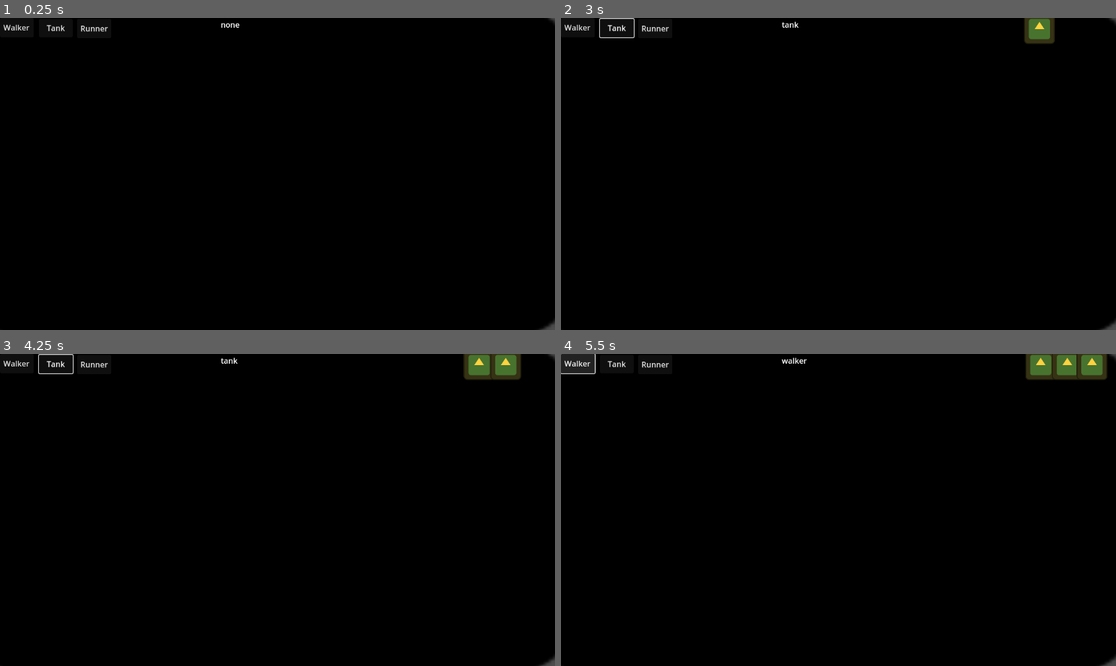
Above: before the commit, frames 1-4 (two rows, left to right).
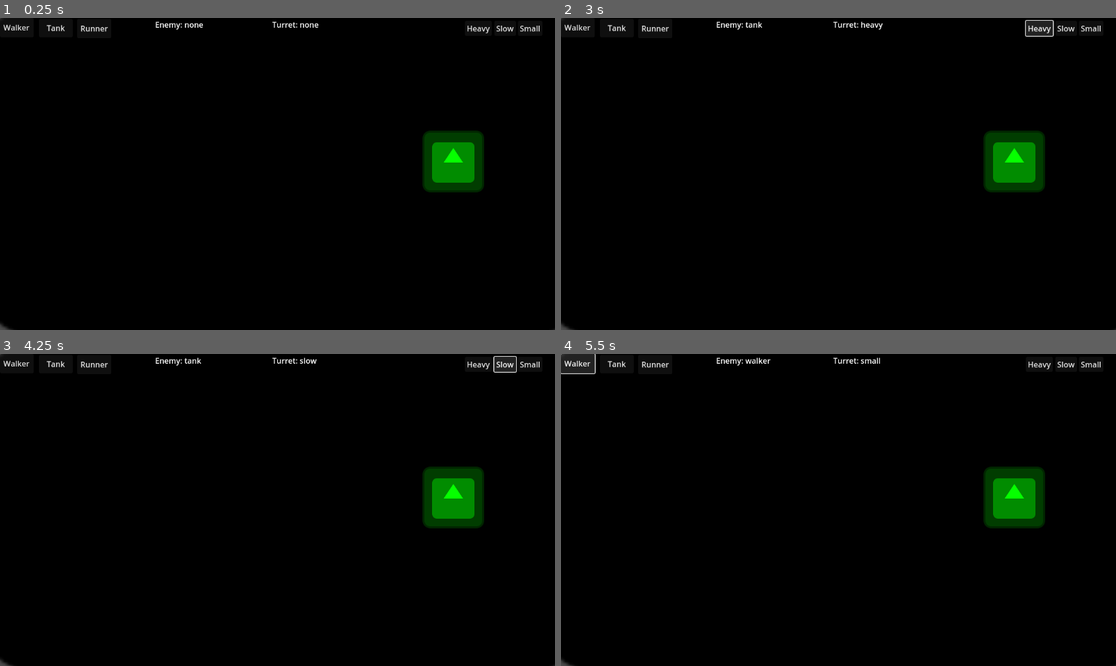
Above: after the commit, the same moments.

Repository: KeaganErasmus/JamGame1
Game: Godot game, scene res://world.tscn
Same seed, same stepped clock (60 frames per second), same inputs: the game is played once before the commit and once after it. The engine's default icon, where the game draws it, is replaced by a stand-in: a white triangle on a blue panel in a dark square.
Inputs (mouse positions are in pixels of both pictures, inside the frame that each line leads up to):
- Up to frame 1 (0.25 s): no input
- Up to frame 2 (3 s): click "Walker" at 0.5 s; click "Runner" at 1.25 s; click "Tank" at 2 s; click (1038, 27) at 2.75 s, where only the run after the commit has a clickable "Heavy"
- Up to frame 3 (4.25 s): click (505, 363) at 3.5 s, where only the run after the commit has a clickable "Slow"
- Up to frame 4 (5.5 s): click (1093, 363) at 4.25 s, where only the run after the commit has a clickable "Small"; click "Walker" at 5 s

The runs differ from the first frame. In frame 1, 2.6% of the frame differs, in the area x 0-100%, y 0-100%; in frame 2, 3.0%; in frame 3, 3.4%; in frame 4, 3.7%.

Commit message:
FEAT: Turret mostly implemented

Diff:
--- a/project.godot
+++ b/project.godot
@@ -15,6 +15,10 @@
 config/features=PackedStringArray("4.3", "Forward Plus")
 config/icon="res://icon.svg"
 
+[global_group]
+
+enemiesGroup="all the enemies are here"
+
 [input]
 
 left_click={
--- a/scenes/enemy.tscn
+++ b/scenes/enemy.tscn
@@ -3,7 +3,7 @@
 [ext_resource type="Script" path="res://scripts/enemy.gd" id="1_g3ea0"]
 [ext_resource type="Texture2D" uid="uid://duwdgy0rn3ttk" path="res://icon.svg" id="1_nwf02"]
 
-[node name="enemy" type="Node2D"]
+[node name="enemy" type="Node2D" groups=["enemiesGroup"]]
 script = ExtResource("1_g3ea0")
 
 [node name="Sprite2D" type="Sprite2D" parent="."]
--- /dev/null
+++ b/scenes/turret.tscn
@@ -0,0 +1,11 @@
+[gd_scene load_steps=3 format=3 uid="uid://4hunt3gmuukc"]
+
+[ext_resource type="Script" path="res://scripts/turret.gd" id="1_7h5d8"]
+[ext_resource type="Texture2D" uid="uid://duwdgy0rn3ttk" path="res://icon.svg" id="2_roab6"]
+
+[node name="Turret" type="Node2D"]
+script = ExtResource("1_7h5d8")
+
+[node name="Sprite2D" type="Sprite2D" parent="."]
+modulate = Color(0.0235294, 1, 0, 1)
+texture = ExtResource("2_roab6")
--- a/scripts/enemy.gd
+++ b/scripts/enemy.gd
@@ -1,11 +1,12 @@
 extends Node2D
 
-var health
-var speed
+var health: int
+var speed: int
 
 @export var en_type: String = "none"
 
 func _ready():
+	add_to_group("enemiesGroup")
 	match en_type:
 		"walker":
 			create_walker()
@@ -19,15 +20,15 @@
 
 func create_walker():
 	health = 10
-	speed = 2
+	speed = 20
 	$Sprite2D.modulate = "#D72638"
 
 func create_runner():
 	health = 5
-	speed = 5
+	speed = 50
 	$Sprite2D.modulate = "#F46036"
 
 func create_tank():
 	health = 20
-	speed = 1
+	speed = 10
 	$Sprite2D.modulate = "#FFD23F"
--- /dev/null
+++ b/scripts/turret.gd
@@ -0,0 +1,44 @@
+extends Node2D
+
+@export var turret_type: String = "none"
+@export var enemies = null
+
+var fire_rate: int
+var damage: int
+
+var en_dir
+var en_distance
+
+func _ready():
+	match turret_type:
+		"heavy":
+			create_heavy()
+		"small":
+			create_small()
+		"slow":
+			create_slow()
+
+func _process(delta):
+	for enemy in get_tree().get_nodes_in_group("enemiesGroup"):
+		en_dir = position - enemy.position
+		#en_distance = distance(position, enemy.position)
+		en_distance = position.distance_to(enemy.position)
+		if en_distance <= 300:
+			look_at(enemy.position)
+			shoot()
+
+func create_heavy():
+	pass
+
+func create_small():
+	pass
+
+func create_slow():
+	pass
+
+func distance(v1: Vector2, v2: Vector2) -> float:
+	var result = sqrt((v1.x - v2.x)*(v1.x - v2.x) + (v1.y - v2.y)*(v1.y - v2.y))
+	return result
+
+func shoot():
+	pass
--- a/world.gd
+++ b/world.gd
@@ -7,30 +7,50 @@
 	tank = "tank"
 }
 
+var turret_type := {
+	none = "none",
+	heavy = "heavy",
+	small = "small",
+	slow = "slow"
+}
+
 var mouse_pos: Vector2
+
 var enemy = preload("res://scenes/enemy.tscn")
-var enemies: Array[Resource]
+var current_spawning = EnemyType.none
 
-var current_spawning = EnemyType.none
-@onready var label = $EnemySide/Label
+var turret = preload("res://scenes/turret.tscn")
+var current_turret_spawning = turret_type.none
+
+@onready var en_label = $EnemySide/Label
+@onready var tur_label = $TurretSide/Label
 
 func _ready():
 	pass
 
 func _unhandled_input(event):
 	if event is InputEventMouseButton:
-		if event.pressed and event.button_index == MOUSE_BUTTON_LEFT:
+		if event.pressed and event.button_index == MOUSE_BUTTON_LEFT and current_spawning != "none":
 			spawn_enemy()
+		if event.pressed and event.button_index == MOUSE_BUTTON_RIGHT and current_turret_spawning != "none":
+			spawn_turret()
 
 func _process(_delta):
 	mouse_pos = get_local_mouse_position()
-	label.text = (" " + str(current_spawning))
+	en_label.text = ("Enemy: " + str(current_spawning))
+	tur_label.text = ("Turret: " + str(current_turret_spawning))
 
 func spawn_enemy():
 	var en = preload("res://scenes/enemy.tscn").instantiate()
 	en.en_type = current_spawning
 	get_node("enemyHolder").add_child(en)
 	en.global_position = mouse_pos
+
+func spawn_turret():
+	var tur = preload("res://scenes/turret.tscn").instantiate()
+	tur.turret_type = current_turret_spawning
+	get_node("turretHolder").add_child(tur)
+	tur.global_position = mouse_pos
 
 func _on_runner_pressed():
 	current_spawning = EnemyType.runner
@@ -40,3 +60,15 @@
 
 func _on_tank_pressed():
 	current_spawning = EnemyType.tank
+
+
+func _on_heavy_pressed():
+	current_turret_spawning = turret_type.heavy
+
+
+func _on_slow_pressed():
+	current_turret_spawning = turret_type.slow
+
+
+func _on_small_pressed():
+	current_turret_spawning = turret_type.small
--- a/world.tscn
+++ b/world.tscn
@@ -1,14 +1,15 @@
-[gd_scene load_steps=3 format=3 uid="uid://b8sstqiscq7b2"]
+[gd_scene load_steps=4 format=3 uid="uid://b8sstqiscq7b2"]
 
 [ext_resource type="Script" path="res://world.gd" id="1_vl3sp"]
 [ext_resource type="Texture2D" uid="uid://duwdgy0rn3ttk" path="res://icon.svg" id="2_pescv"]
+[ext_resource type="PackedScene" uid="uid://4hunt3gmuukc" path="res://scenes/turret.tscn" id="3_eiw1n"]
 
 [node name="world" type="Node2D"]
 script = ExtResource("1_vl3sp")
 
 [node name="Icon" type="Sprite2D" parent="."]
 modulate = Color(0, 0, 0, 1)
-position = Vector2(557.5, 319.5)
+position = Vector2(588, 320)
 scale = Vector2(9.72656, 5.44531)
 texture = ExtResource("2_pescv")
 
@@ -46,14 +47,63 @@
 text = "Tank"
 
 [node name="Label" type="Label" parent="EnemySide"]
-offset_left = 454.0
+layout_mode = 0
+offset_left = 322.0
 offset_top = 2.0
-offset_right = 521.0
+offset_right = 389.0
 offset_bottom = 25.0
-text = "current: "
+text = "Enemy: "
 
-[node name="enemyHolder" type="Node2D" parent="."]
+[node name="TurretSide" type="Control" parent="."]
+layout_mode = 3
+anchors_preset = 0
+offset_left = 566.0
+offset_top = 4.0
+offset_right = 606.0
+offset_bottom = 28.0
+
+[node name="heavy" type="Button" parent="TurretSide"]
+layout_mode = 0
+offset_left = 399.0
+offset_top = 2.0
+offset_right = 455.0
+offset_bottom = 33.0
+text = "Heavy"
+
+[node name="slow" type="Button" parent="TurretSide"]
+layout_mode = 0
+offset_left = 460.0
+offset_top = 2.0
+offset_right = 505.0
+offset_bottom = 33.0
+text = "Slow"
+
+[node name="small" type="Button" parent="TurretSide"]
+layout_mode = 0
+offset_left = 509.0
+offset_top = 2.0
+offset_right = 560.0
+offset_bottom = 33.0
+text = "Small"
+
+[node name="Label" type="Label" parent="TurretSide"]
+layout_mode = 0
+offset_left = -1.0
+offset_top = -2.0
+offset_right = 66.0
+offset_bottom = 21.0
+text = "Turret: "
+
+[node name="enemyHolder" type="Node" parent="."]
+
+[node name="test turret" parent="." instance=ExtResource("3_eiw1n")]
+position = Vector2(941, 298)
+
+[node name="turretHolder" type="Node" parent="."]
 
 [connection signal="pressed" from="EnemySide/walker" to="." method="_on_walker_pressed"]
 [connection signal="pressed" from="EnemySide/runner" to="." method="_on_runner_pressed"]
 [connection signal="pressed" from="EnemySide/tank" to="." method="_on_tank_pressed"]
+[connection signal="pressed" from="TurretSide/heavy" to="." method="_on_heavy_pressed"]
+[connection signal="pressed" from="TurretSide/slow" to="." method="_on_slow_pressed"]
+[connection signal="pressed" from="TurretSide/small" to="." method="_on_small_pressed"]
Not shown, added: scenes/turF90B.tmp
